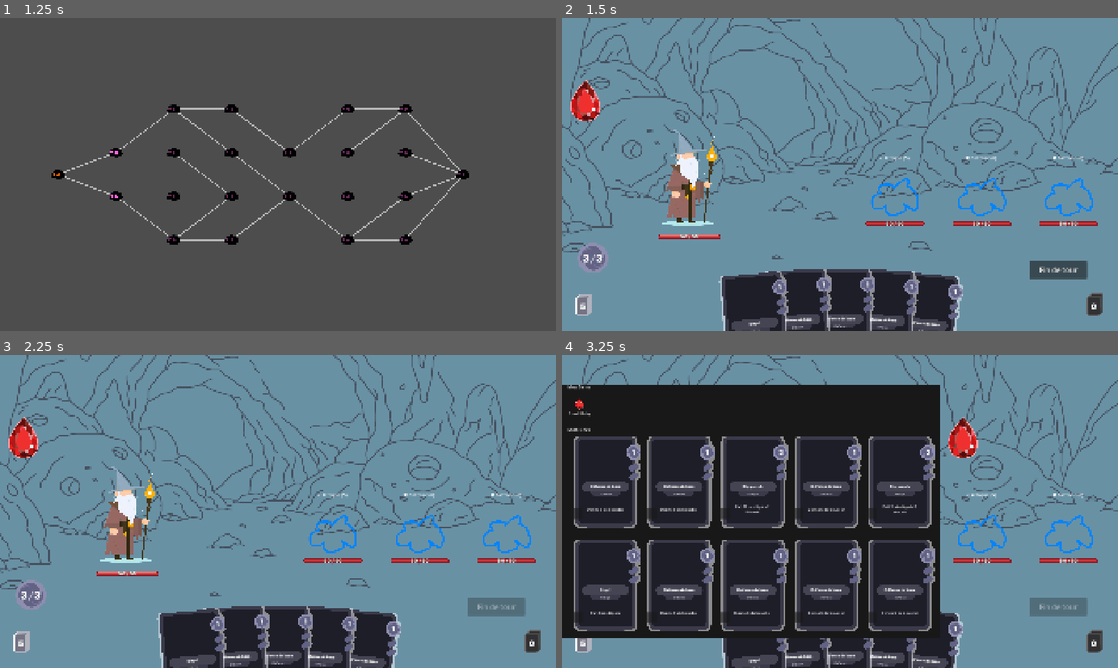
Above: before the commit, frames 1-4 (two rows, left to right).
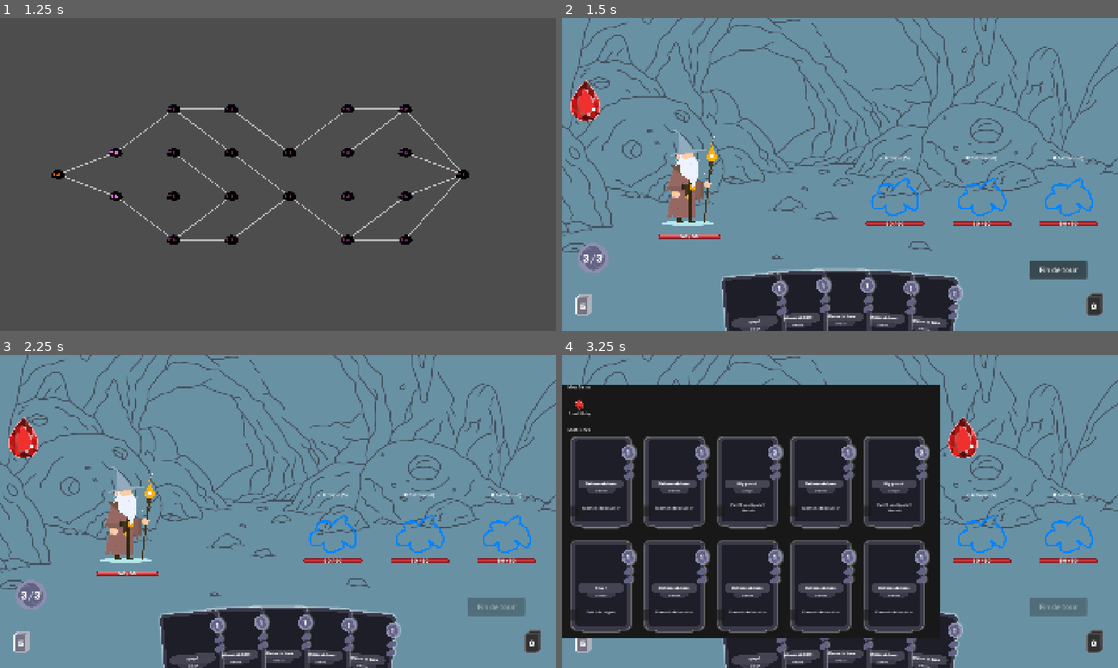
Above: after the commit, the same moments.

Repository: Elehos/jeu_de_bouboules
Game: Godot game, scene res://scenes/map/MapView.tscn
Two runs of this game, one before a commit and one after it. Both use one fixed random seed, a clock stepped at 60 frames per second and the inputs below.
Inputs (mouse positions are in pixels of both pictures, inside the frame that each line leads up to):
- Up to frame 1 (1.25 s): tap Enter at 0.5 s; drag from (55, 174) to (172, 108) at 0.52 s
- Up to frame 2 (1.5 s): tap Space at 1.25 s; drag from (678, 152) to (734, 240) at 1.27 s
- Up to frame 3 (2.25 s): click "Fin de tour" at 2 s
- Up to frame 4 (3.25 s): click (584, 436) at 2.75 s

Frame 1 is identical in both runs. In frame 2, 1.9% of the frame differs, in the area x 28-73%, y 79-100%; in frame 3, 1.9%; in frame 4, 16%, in the area x 1-73%, y 26-100%.

Commit message:
Enfin hallo fait bitch

Diff:
--- a/scenes/cards/Card.tscn
+++ b/scenes/cards/Card.tscn
@@ -15,13 +15,17 @@
 shader_parameter/glow_color = Color(1, 1, 1, 0.5)
 shader_parameter/glow_size = 0.015
 shader_parameter/margin_uv = Vector2(0.07, 0.07)
+shader_parameter/radius_steps = 8
+shader_parameter/angle_samples = 12
 
 [node name="Card" type="Control" unique_id=97315397]
 custom_minimum_size = Vector2(240, 300)
 layout_mode = 3
 anchors_preset = 0
-offset_right = 244.0
-offset_bottom = 317.0
+offset_left = -18.0
+offset_top = -5.0
+offset_right = 225.0
+offset_bottom = 315.0
 script = ExtResource("1_fa4yn")
 glow_margin = 0.0
 
@@ -31,7 +35,6 @@
 anchors_preset = 15
 anchor_right = 1.0
 anchor_bottom = 1.0
-offset_right = 4.0
 grow_horizontal = 2
 grow_vertical = 2
 theme_override_styles/panel = SubResource("StyleBoxEmpty_7s3sq")
@@ -39,28 +42,28 @@
 [node name="CardGlow" type="TextureRect" parent="Panel" unique_id=1816707590]
 material = SubResource("ShaderMaterial_ifpyu")
 layout_mode = 0
-offset_left = 8.999998
-offset_top = -6.0
+offset_left = 8.999999
+offset_top = 2.9999995
 offset_right = 1213.9999
-offset_bottom = 1653.9999
+offset_bottom = 1662.9999
 scale = Vector2(0.2, 0.2)
 texture = ExtResource("2_5xlns")
 
 [node name="CardBackground" type="TextureRect" parent="Panel" unique_id=280004564]
 layout_mode = 0
-offset_left = 4.999999
-offset_top = 1.9999999
-offset_right = 1194.9999
-offset_bottom = 1578.9683
+offset_left = 2.0000007
+offset_top = 1.000001
+offset_right = 1271.9999
+offset_bottom = 1622.0336
 scale = Vector2(0.2, 0.2)
 texture = ExtResource("2_5xlns")
 
 [node name="CardCost" type="Label" parent="Panel" unique_id=2014171580]
 layout_mode = 0
-offset_left = 198.0
-offset_top = 35.0
-offset_right = 239.0
-offset_bottom = 74.0
+offset_left = 195.0
+offset_top = 42.0
+offset_right = 236.0
+offset_bottom = 81.0
 size_flags_horizontal = 8
 size_flags_stretch_ratio = 0.0
 offset_transform_position = Vector2(-15, 3)
@@ -76,9 +79,9 @@
 custom_maximum_size = Vector2(130, 28)
 layout_mode = 0
 offset_left = 55.0
-offset_top = 159.0
+offset_top = 154.0
 offset_right = 185.0
-offset_bottom = 187.0
+offset_bottom = 182.0
 size_flags_horizontal = 0
 size_flags_vertical = 0
 offset_transform_enabled = true
@@ -91,10 +94,10 @@
 [node name="CardDescription" type="RichTextLabel" parent="Panel" unique_id=1670690184]
 custom_minimum_size = Vector2(110, 0)
 layout_mode = 0
-offset_left = 56.0
-offset_top = 217.0
-offset_right = 184.0
-offset_bottom = 286.0
+offset_left = 53.0
+offset_top = 208.0
+offset_right = 190.0
+offset_bottom = 293.0
 mouse_filter = 2
 theme_override_fonts/normal_font = ExtResource("4_mo7yc")
 theme_override_font_sizes/normal_font_size = 14
@@ -108,9 +111,9 @@
 [node name="TypeLabel" type="Label" parent="Panel" unique_id=1353106803]
 layout_mode = 0
 offset_left = 81.0
-offset_top = 188.0
+offset_top = 182.0
 offset_right = 161.0
-offset_bottom = 211.0
+offset_bottom = 205.0
 theme_override_fonts/font = ExtResource("5_mo7yc")
 theme_override_font_sizes/font_size = 10
 horizontal_alignment = 1
@@ -122,9 +125,9 @@
 anchor_top = 1.0
 anchor_bottom = 1.0
 offset_left = 6.0
-offset_top = -68.0
+offset_top = -76.0
 offset_right = 42.0
-offset_bottom = -32.0
+offset_bottom = -40.0
 grow_vertical = 0
 mouse_filter = 1
 script = ExtResource("5_1q37b")
--- a/scenes/cards/card.gdshader
+++ b/scenes/cards/card.gdshader
@@ -1,8 +1,10 @@
 shader_type canvas_item;
 
-uniform vec4 glow_color : source_color = vec4(1.0, 1.0, 1.0, 0.5);
-uniform float glow_size : hint_range(0.0, 0.1) = 0.03;
+uniform vec4 glow_color : source_color = vec4(1.0, 1.0, 1.0, 0.6);
+uniform float glow_size : hint_range(0.0, 0.2) = 0.05;
 uniform vec2 margin_uv = vec2(0.07, 0.07);
+uniform int radius_steps : hint_range(1, 20) = 8;
+uniform int angle_samples : hint_range(4, 32) = 12;
 
 vec4 sample_source(sampler2D tex, vec2 uv) {
 	vec2 image_uv = (uv - margin_uv) / (vec2(1.0) - 2.0 * margin_uv);
@@ -15,15 +17,24 @@
 void fragment() {
 	vec4 tex_color = sample_source(TEXTURE, UV);
 
-	float max_alpha = 0.0;
-	int samples = 12;
-	for (int i = 0; i < samples; i++) {
-		float angle = float(i) / float(samples) * TAU;
-		vec2 offset = vec2(cos(angle), sin(angle)) * glow_size;
-		float neighbor_alpha = sample_source(TEXTURE, UV + offset).a;
-		max_alpha = max(max_alpha, neighbor_alpha);
+	float best_intensity = 0.0;
+
+	for (int r = 1; r <= radius_steps; r++) {
+		float radius = glow_size * float(r) / float(radius_steps);
+		float found = 0.0;
+		for (int a = 0; a < angle_samples; a++) {
+			float angle = float(a) / float(angle_samples) * TAU;
+			vec2 offset = vec2(cos(angle), sin(angle)) * radius;
+			float neighbor_alpha = sample_source(TEXTURE, UV + offset).a;
+			found = max(found, neighbor_alpha);
+		}
+		if (found > 0.5) {
+			float distance_ratio = float(r) / float(radius_steps);
+			float intensity = 1.0 - distance_ratio;
+			best_intensity = max(best_intensity, intensity);
+		}
 	}
 
-	float glow_mask = max_alpha * (1.0 - tex_color.a);
+	float glow_mask = best_intensity * (1.0 - tex_color.a);
 	COLOR = vec4(glow_color.rgb, glow_color.a * glow_mask);
 }
--- a/script/combat/CombatManager.gd
+++ b/script/combat/CombatManager.gd
@@ -53,7 +53,6 @@
 	CombatEvents.mana_changed.connect(_on_mana_changed)
 	player.died.connect(_on_player_died)
 	restart_button.pressed.connect(_on_restart_pressed)
-	player.damage_taken.connect(_on_damage_taken)
 	draw_pile_icon.gui_input.connect(_on_draw_pile_input)
 	discard_pile_icon.gui_input.connect(_on_discard_pile_input)
 	gem_bag_button.pressed.connect(gem_bag.toggle)
@@ -218,7 +217,6 @@
 		new_enemy.global_position = _compute_enemy_position(i, enemy_count)
 		enemies.append(new_enemy)
 		new_enemy.died.connect(_on_enemy_died.bind(new_enemy))
-		new_enemy.damage_taken.connect(_on_damage_taken)
 
 func _compute_enemy_position(index: int, total: int) -> Vector2:
 	var offset_x: float = (index - (total - 1) / 2.0) * enemy_spacing
--- a/script/combat/TargetingArrow.gd
+++ b/script/combat/TargetingArrow.gd
@@ -44,6 +44,9 @@
 	var start_point: Vector2 = to_local(source_card.global_position + (source_card.size * source_card.scale) / 2.0)
 	var end_point: Vector2 = to_local(get_global_mouse_position())
 
+	if start_point.distance_to(end_point) < 5.0:
+		return
+
 	var control_point: Vector2 = (start_point + end_point) / 2.0 + Vector2(0, -CURVE_HEIGHT)
 
 	var points: PackedVector2Array = []
@@ -53,7 +56,6 @@
 		var b: Vector2 = control_point.lerp(end_point, t)
 		points.append(a.lerp(b, t))
 
-	# Construit un ruban dont la largeur augmente progressivement vers la pointe
 	var left_edge: PackedVector2Array = []
 	var right_edge: PackedVector2Array = []
 
@@ -63,11 +65,16 @@
 
 		var dir: Vector2
 		if i == 0:
-			dir = (points[1] - points[0]).normalized()
+			dir = (points[1] - points[0])
 		elif i == points.size() - 1:
-			dir = (points[i] - points[i - 1]).normalized()
+			dir = (points[i] - points[i - 1])
 		else:
-			dir = (points[i + 1] - points[i - 1]).normalized()
+			dir = (points[i + 1] - points[i - 1])
+
+		if dir.length() < 0.001:
+			dir = Vector2.DOWN
+		else:
+			dir = dir.normalized()
 
 		var perpendicular: Vector2 = Vector2(-dir.y, dir.x)
 		left_edge.append(points[i] + perpendicular * width / 2.0)
@@ -77,9 +84,11 @@
 	var ribbon: PackedVector2Array = left_edge + right_edge
 	draw_colored_polygon(ribbon, ARROW_COLOR)
 
-	# Pointe de flèche, un peu plus large pour prolonger l'effet
 	var tip: Vector2 = points[points.size() - 1]
-	var direction: Vector2 = (tip - points[points.size() - 2]).normalized()
+	var tip_dir: Vector2 = tip - points[points.size() - 2]
+	if tip_dir.length() < 0.001:
+		return
+	var direction: Vector2 = tip_dir.normalized()
 	var perpendicular: Vector2 = Vector2(-direction.y, direction.x)
 
 	var left: Vector2 = tip - direction * ARROW_HEAD_SIZE + perpendicular * ARROW_HEAD_SIZE * 0.5
Binary file changed: assets/cards/background_card.png
